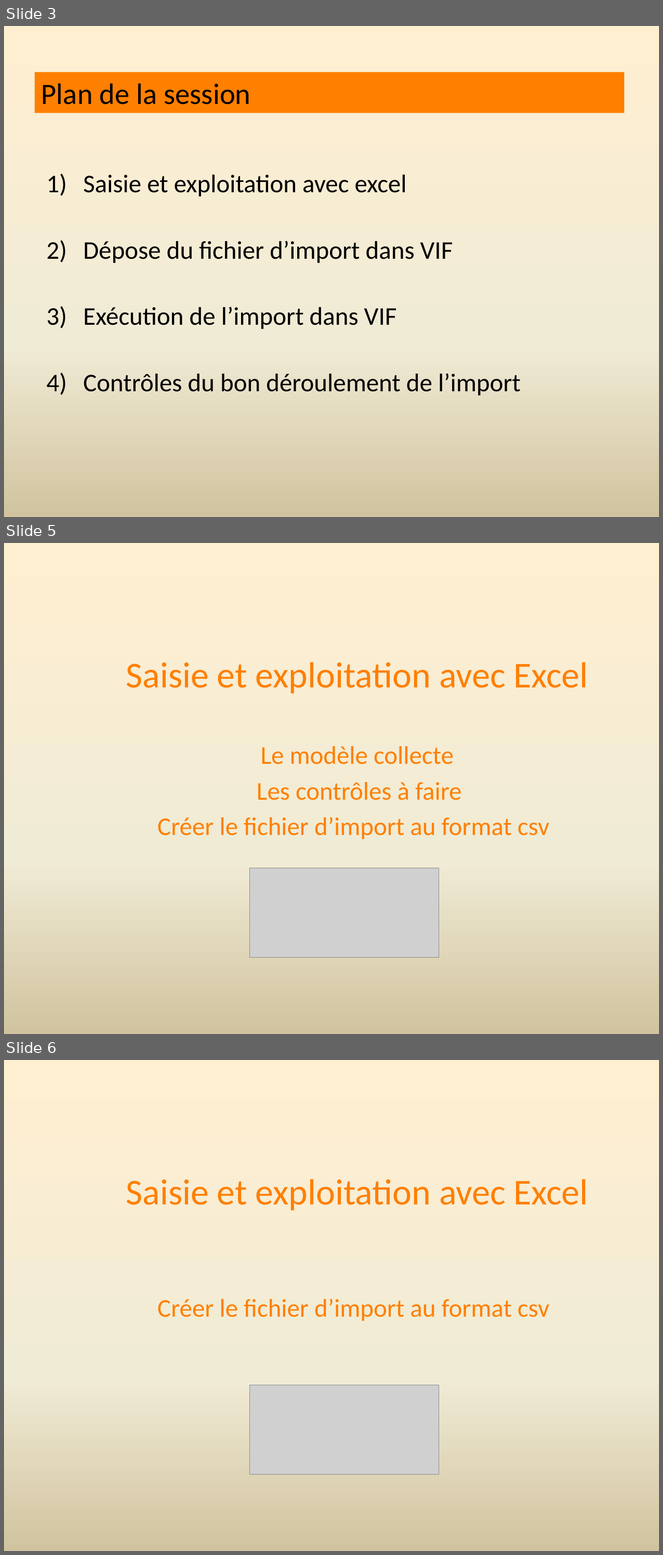
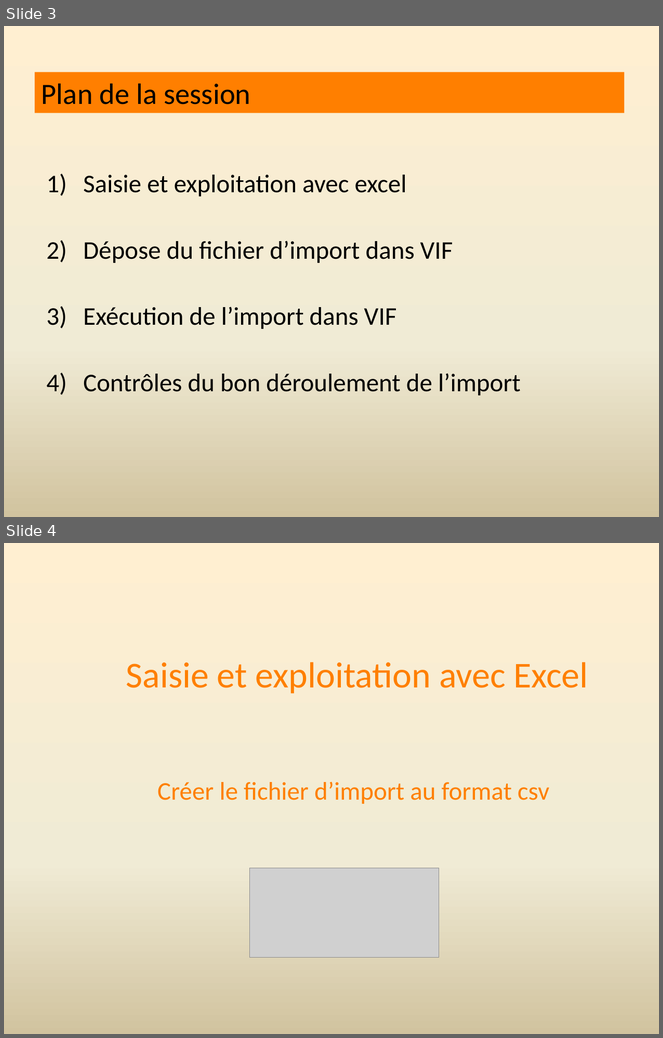
Before and after one commit to yvallet/import_collecte, a slide deck: Les tutoriels de la FFBA_page1.pptx. Shown one above the other, each under a label of ours: slides 3, 5 and 6 before the commit, slides 3 and 4 after it; the slides between them are not shown. The pictures are 663x1555 and 663x1038 pixels, drawn with LibreOffice and Linux fonts; fonts in the diff are those of the drawing; grey boxes stand for pictures. Boxes give left, top, right and bottom in pixels: in the first picture for what was removed or moved away, otherwise in the second. Text is boxed around its words. In the diff, an @@ line names an element or a change of style, - is before the commit and + after.

```diff
--- a/Les tutoriels de la FFBA_page1.pptx
+++ b/Les tutoriels de la FFBA_page1.pptx
@@ slide 5 removed at (4,543,659,1034), background gradient #FFEFD1 to #F0EBD5 to #D1C39F @@
@@ text removed at (126,662,588,839) @@
-Saisie et exploitation avec Excel
-Le modèle collecte
-Les contrôles à faire
-Créer le fichier d’import au format csv
@@ picture removed at (249,868,439,957) @@
@@ what was slide 6 is now slide 4 @@
```
Also in this commit, not shown: 1 slide changed, 3 other slides removed, 14 other files.
